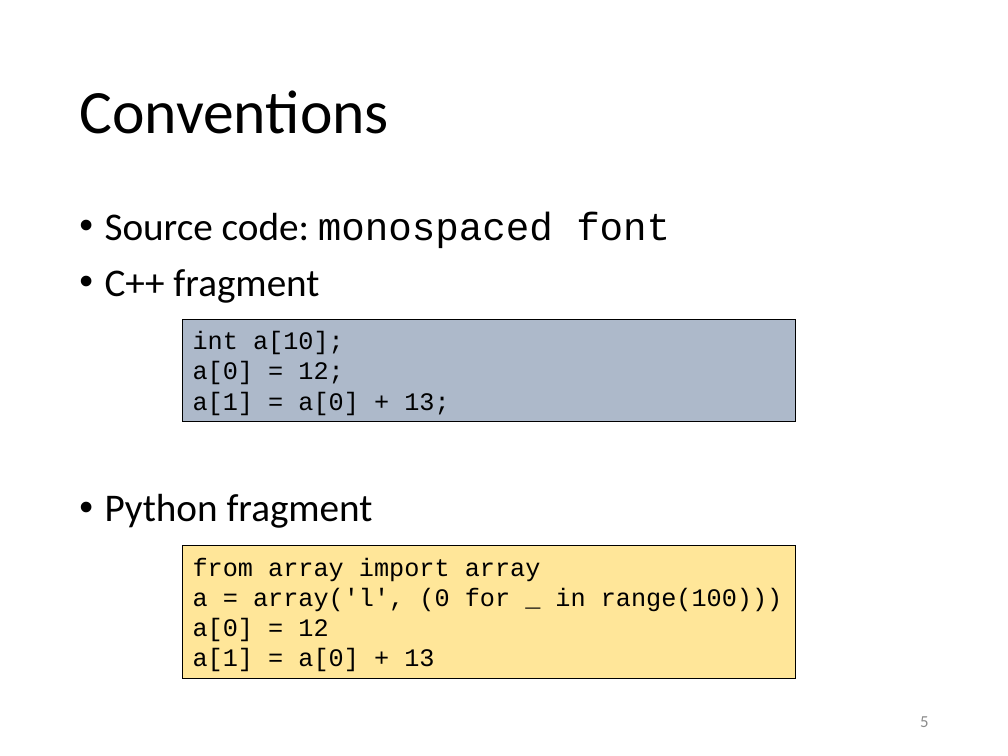
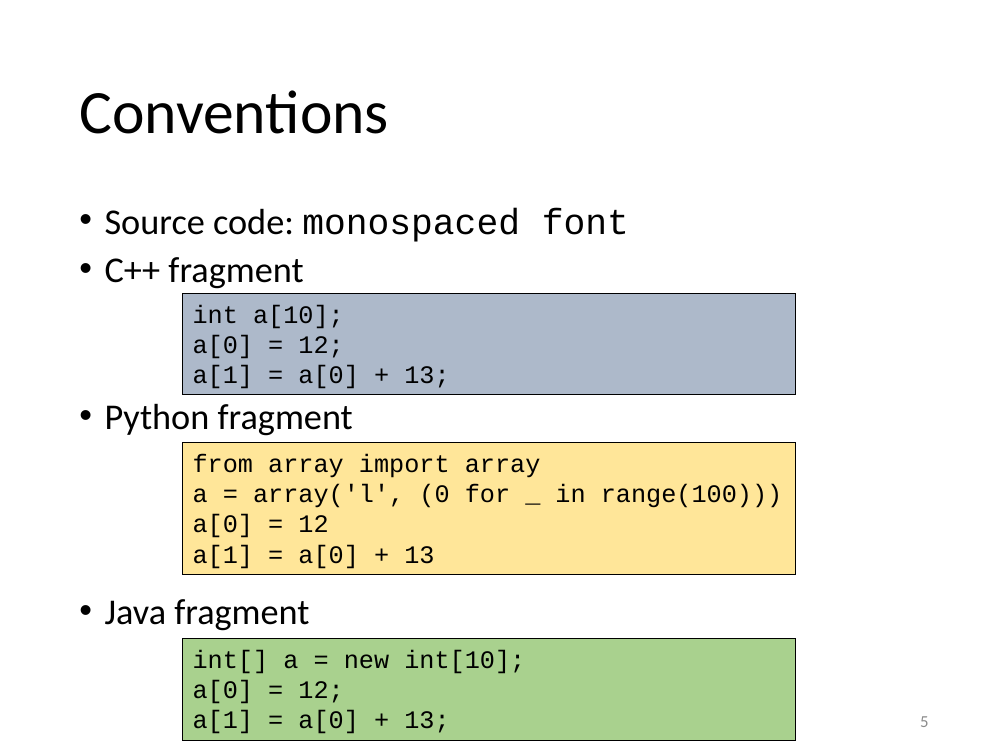
Before and after one commit to gjbex/training-material, a slide deck: slide 5 of DataStructures/data_structures.pptx. Drawn at 1008x756 pixels with LibreOffice and Linux fonts; fonts in the diff are those of the drawing. Boxes give left, top, right and bottom in pixels: in the first picture for what was removed or moved away, otherwise in the second. Text is boxed around its words. In the diff, an @@ line names an element or a change of style, - is before the commit and + after.

Commit message:
Added some Java code samples

```diff
--- a/DataStructures/data_structures.pptx
+++ b/DataStructures/data_structures.pptx
@@ text at bbox=[105, 208, 629, 436]: size 28 to 25.9 pt in "Source code: monospaced font", "C++ fragment", "Python fragment"; line spacing 0.9 to 0.8 @@
@@ rectangle "int a[10];": place and size @@
-rectangle "int a[10];" at bbox=[182, 320, 795, 421]
+rectangle "int a[10];" at bbox=[182, 293, 795, 395]
@@ rectangle "from array import array": place and size @@
-rectangle "from array import array" at bbox=[182, 546, 795, 678]
+rectangle "from array import array" at bbox=[182, 443, 795, 575]
@@ text at bbox=[105, 599, 309, 631]: paragraph added @@
+• Java fragment
@@ rectangle added at bbox=[182, 638, 795, 740], fill #A9D18E, outline #000000 0.75 pt, 18 pt, text #000000 @@
+int[] a = new int[10];
+a[0] = 12;
+a[1] = a[0] + 13;
```
Also in this commit, not shown: 4 other slides changed, 3 slides added.
